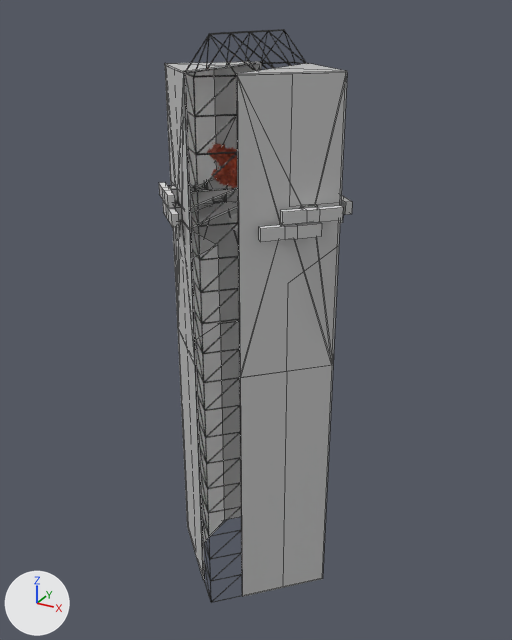
Two versions of the FBX model Assets/Prefabs/Main_Level_Mesh.fbx, one commit apart.
The view is the same before and after, from a 50 mm lens placed at (313.0, -558.0, 177.0), pointed at (2.0, 7.0, -105.0). The lights are fixed; the arrows at lower left show +X, +Y and +Z. Mesh edges are drawn as thin lines on the coarser meshes. Where no turn or scale is listed for an object, it has been applied to the vertices.

Names of what the first picture shows: 'SideWindows_Mesh', 'Tree_mesh', 'Walls_Mesh', 'WindowTruss_Mesh'.
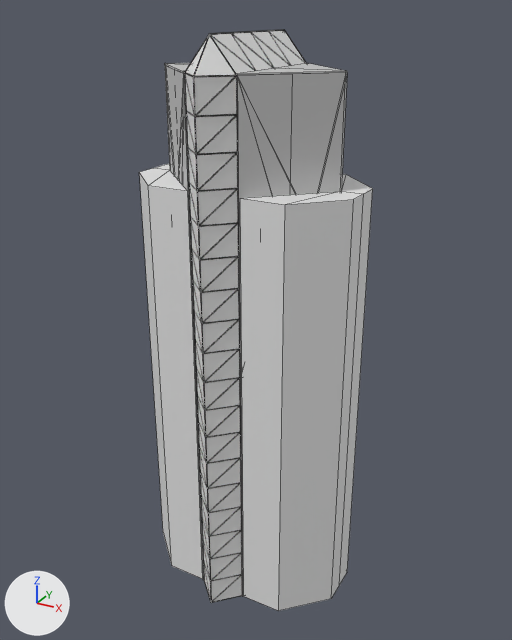
Patch to the scene script:
```diff
--- a/Assets/Prefabs/Main_Level_Mesh.fbx.py
+++ b/Assets/Prefabs/Main_Level_Mesh.fbx.py
@@ mat_towerglass_mat @@
+mat_towerglass_mat = principled_material('TowerGlass_Mat')
+mat_towerglass_mat.base_color = (0.8, 0.8, 0.8)  # white #e7e7e7
@@ me_cube_059 @@
+me_cube_059.from_pydata(...)  # 30 vertices, 20 faces; spans x -108.0..108.0, y -63.0..63.0, z -392.0..35.0
+# faces by material slot: [8, 12]
+me_cube_059.materials.append(mat_floor_mat)  # its picture is missing
+me_cube_059.materials.append(mat_glass_mat)  # its picture is missing
@@ me_cube_057 @@
+me_cube_057.from_pydata([(0.0, 87.0, 131.0), (0.0, -63.0, 160.0), (0.0, 63.0, 160.0), (24.0, -63.0, 131.0), (0.0, -87.0, 131.0), (24.0, 63.0, 131.0), (24.0, -63.0, -392.0), (24.0, 63.0, -392.0), (0.0, -87.0, -392.0), (0.0, 87.0, -392.0), (-24.0, -63.0, 131.0), (-24.0, 63.0, 131.0), (-24.0, -63.0, -392.0), (-24.0, 63.0, -392.0)], [], [(4, 3, 1), (5, 2, 1, 3), (5, 0, 2), (9, 0, 5, 7), (6, 3, 4, 8), (4, 1, 10), (11, 10, 1, 2), (11, 2, 0), (9, 13, 11, 0), (12, 8, 4, 10)])
+me_cube_057.materials.append(mat_towerglass_mat)  # white #e7e7e7
@@ ob_outsidewindows_mesh @@
+ob_outsidewindows_mesh = bpy.data.objects.new('OutsideWindows_Mesh', me_cube_059)
+ob_outsidewindows_mesh.location = (0.0, 0.0, 0.0)
@@ ob_windows_mesh @@
+ob_windows_mesh = bpy.data.objects.new('Windows_Mesh', me_cube_057)
+ob_windows_mesh.location = (0.0, 0.0, 0.0)
```

Changed parts and their boxes (x1, y1, x2, y2) in the pictures (512 x 640 px):
'OutsideWindows_Mesh', added
    after: (139, 164, 373, 611)
    faces in mat_glass_mat (its picture is missing): (139, 173, 373, 611)
    faces in mat_floor_mat (its picture is missing): (139, 164, 373, 205)
'Windows_Mesh', added
    after: (185, 31, 305, 601)
'Walls_Mesh', unchanged, covered by the edit
    before: (159, 61, 352, 597)
    after: (165, 63, 347, 597)
'SideWindows_Mesh', unchanged, covered by the edit
    before: (186, 70, 224, 541)
